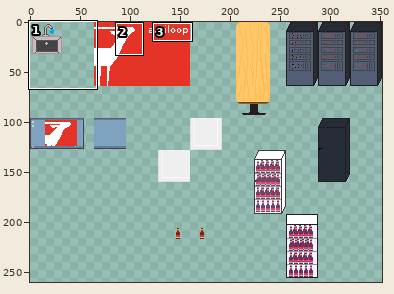
Sprite sheet -- Antiloop_Workadventure.png. Above: a wide view before the commit, with the close-up outlined.
Close-up. As it was:
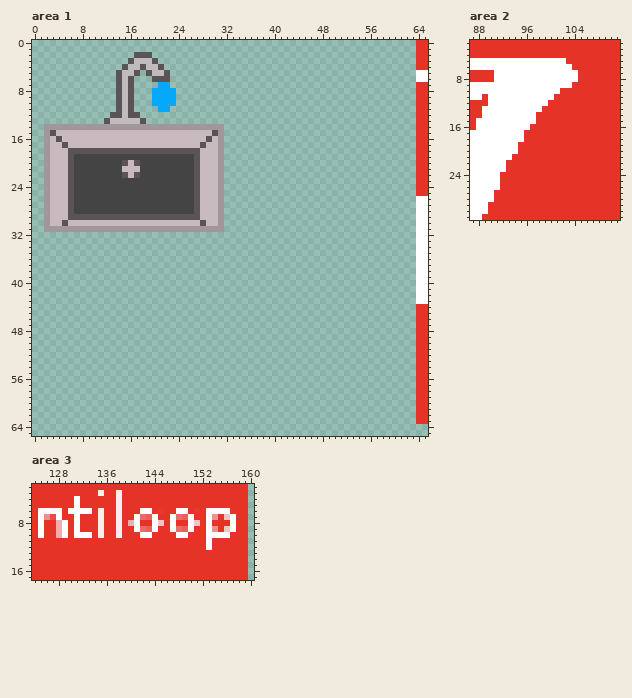
The file is 352x352 pixels. Pixels under 10% opacity are left out. Colours within 5 levels of each other are drawn and written as one. Shown: area 1: x 0..65, y 0..65; area 2: x 87..111, y 2..31; area 3: x 124..160, y 2..17. The wide view leaves out empty margins. The commit also changed other parts of the picture, which this record leaves out.
The same view after the edit:
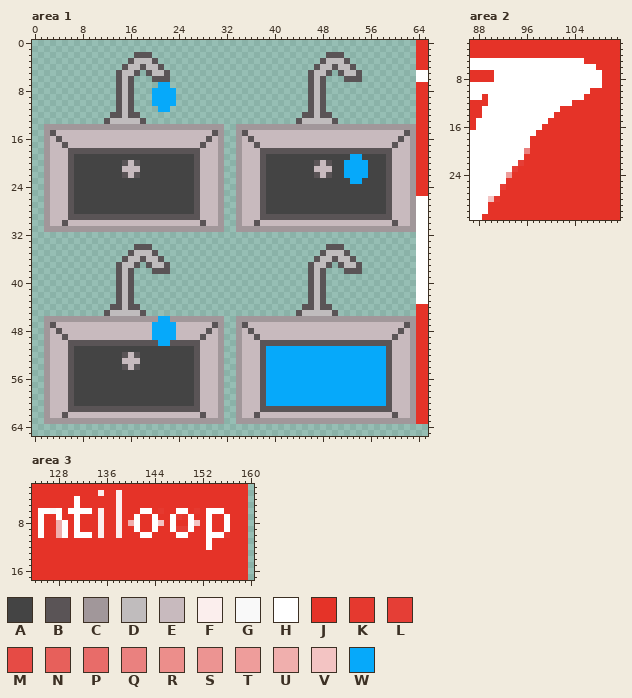
Palette (. is transparent): A #444444  B #5a5456  C #a1979a  D #c0bcbd  E #c8babe  F #fbeeed  G #f9f9f9  H #ffffff  J #e53328  K #e5392f  L #e53e36  M #e64b45  N #e7605b  P #e86c69  Q #ea817f  R #ec8e8b  S #ec9492  T #ee9d9b  U #f0afad  V #f3c4c3  W #06a9fa
What changed:
Changed rows in their new state; - is an unchanged pixel.
Area 1:
first column x 2:
 2 -----------------------------------------------BBB------------
 3 ----------------------------------------------BDDDB-----------
 4 ---------------------------------------------BDDBDDB----------
 5 --------------------------------------------BDDB-BDDB---------
 6 --------------------------------------------BDB---BBB---------
 7 --------------------------------------------BDB---------------
 8 --------------------------------------------BDB---------------
 9 --------------------------------------------BDB---------------
10 --------------------------------------------BDB---------------
11 --------------------------------------------BDB---------------
12 -------------------------------------------BBDBB--------------
13 ------------------------------------------BDDDDDB-------------
14 --------------------------------CCCCCCCCCCCCCCCCCCCCCCCCCCCCCC
15 --------------------------------CBEEEEEEEEEEEEEEEEEEEEEEEEEEBC
16 --------------------------------CEBEEEEEEEEEEEEEEEEEEEEEEEEBEC
17 --------------------------------CEEBEEEEEEEEEEEEEEEEEEEEEEBEEC
18 --------------------------------CEEEBBBBBBBBBBBBBBBBBBBBBBEEEC
19 --------------------------------CEEEBAAAAAAAAAAAAAAWWAAAABEEEC
20 --------------------------------CEEEBAAAAAAAABEBAAWWWWAAABEEEC
21 --------------------------------CEEEBAAAAAAAAEEEAAWWWWAAABEEEC
22 --------------------------------CEEEBAAAAAAAABEBAAWWWWAAABEEEC
23 --------------------------------CEEEBAAAAAAAAAAAAAAWWAAAABEEEC
24 --------------------------------CEEEBAAAAAAAAAAAAAAAAAAAABEEEC
25 --------------------------------CEEEBAAAAAAAAAAAAAAAAAAAABEEEC
26 --------------------------------CEEEBAAAAAAAAAAAAAAAAAAAABEEEC
27 --------------------------------CEEEBAAAAAAAAAAAAAAAAAAAABEEEC
28 --------------------------------CEEEBAAAAAAAAAAAAAAAAAAAABEEEC
29 --------------------------------CEEEBBBBBBBBBBBBBBBBBBBBBBEEEC
30 --------------------------------CEEBEEEEEEEEEEEEEEEEEEEEEEBEEC
31 --------------------------------CCCCCCCCCCCCCCCCCCCCCCCCCCCCCC
34 ---------------BBB-----------------------------BBB------------
35 --------------BDDDB---------------------------BDDDB-----------
36 -------------BDDBDDB-------------------------BDDBDDB----------
37 ------------BDDB-BDDB-----------------------BDDB-BDDB---------
38 ------------BDB---BBB-----------------------BDB---BBB---------
39 ------------BDB-----------------------------BDB---------------
40 ------------BDB-----------------------------BDB---------------
41 ------------BDB-----------------------------BDB---------------
42 ------------BDB-----------------------------BDB---------------
43 ------------BDB-----------------------------BDB---------------
44 -----------BBDBB---------------------------BBDBB--------------
45 ----------BDDDDDB-------------------------BDDDDDB-------------
46 CCCCCCCCCCCCCCCCCCCWWCCCCCCCCC--CCCCCCCCCCCCCCCCCCCCCCCCCCCCCC
47 CBEEEEEEEEEEEEEEEEWWWWEEEEEEBC--CBEEEEEEEEEEEEEEEEEEEEEEEEEEBC
48 CEBEEEEEEEEEEEEEEEWWWWEEEEEBEC--CEBEEEEEEEEEEEEEEEEEEEEEEEEBEC
49 CEEBEEEEEEEEEEEEEEWWWWEEEEBEEC--CEEBEEEEEEEEEEEEEEEEEEEEEEBEEC
50 CEEEBBBBBBBBBBBBBBBWWBBBBBEEEC--CEEEBBBBBBBBBBBBBBBBBBBBBBEEEC
51 CEEEBAAAAAAAAAAAAAAAAAAAABEEEC--CEEEBWWWWWWWWWWWWWWWWWWWWBEEEC
52 CEEEBAAAAAAAABEBAAAAAAAAABEEEC--CEEEBWWWWWWWWWWWWWWWWWWWWBEEEC
53 CEEEBAAAAAAAAEEEAAAAAAAAABEEEC--CEEEBWWWWWWWWWWWWWWWWWWWWBEEEC
54 CEEEBAAAAAAAABEBAAAAAAAAABEEEC--CEEEBWWWWWWWWWWWWWWWWWWWWBEEEC
55 CEEEBAAAAAAAAAAAAAAAAAAAABEEEC--CEEEBWWWWWWWWWWWWWWWWWWWWBEEEC
56 CEEEBAAAAAAAAAAAAAAAAAAAABEEEC--CEEEBWWWWWWWWWWWWWWWWWWWWBEEEC
57 CEEEBAAAAAAAAAAAAAAAAAAAABEEEC--CEEEBWWWWWWWWWWWWWWWWWWWWBEEEC
58 CEEEBAAAAAAAAAAAAAAAAAAAABEEEC--CEEEBWWWWWWWWWWWWWWWWWWWWBEEEC
59 CEEEBAAAAAAAAAAAAAAAAAAAABEEEC--CEEEBWWWWWWWWWWWWWWWWWWWWBEEEC
60 CEEEBAAAAAAAAAAAAAAAAAAAABEEEC--CEEEBWWWWWWWWWWWWWWWWWWWWBEEEC
61 CEEEBBBBBBBBBBBBBBBBBBBBBBEEEC--CEEEBBBBBBBBBBBBBBBBBBBBBBEEEC
62 CEEBEEEEEEEEEEEEEEEEEEEEEEBEEC--CEEBEEEEEEEEEEEEEEEEEEEEEEBEEC
63 CCCCCCCCCCCCCCCCCCCCCCCCCCCCCC--CCCCCCCCCCCCCCCCCCCCCCCCCCCCCC
Area 2:
first column x 90:
 5 -------------HHH---
 6 --------------HHHH-
 7 ---------------HHHH
 8 ---------------HHHH
 9 --------------HHHHH
10 ------------HHHHH--
11 -----------HHHHH---
12 ----------HHHH-----
13 ---------HHH-------
14 --------HHH--------
15 --------HH---------
16 -------HH----------
17 ------HH-----------
18 ------H------------
19 -----HH------------
20 -----HQ------------
21 ----HH-------------
22 ---HHL-------------
23 ---HL--------------
24 --HT---------------
25 --H----------------
26 --L----------------
27 -H-----------------
28 VK-----------------
Area 3:
first column x 126:
 6 ------------------------------J-
 7 JJ--------------JJ----LK----J-HJ
 8 ------------------------------HJ
 9 ----------------JJ----LL----J-HJ
10 ------------------------------K-
